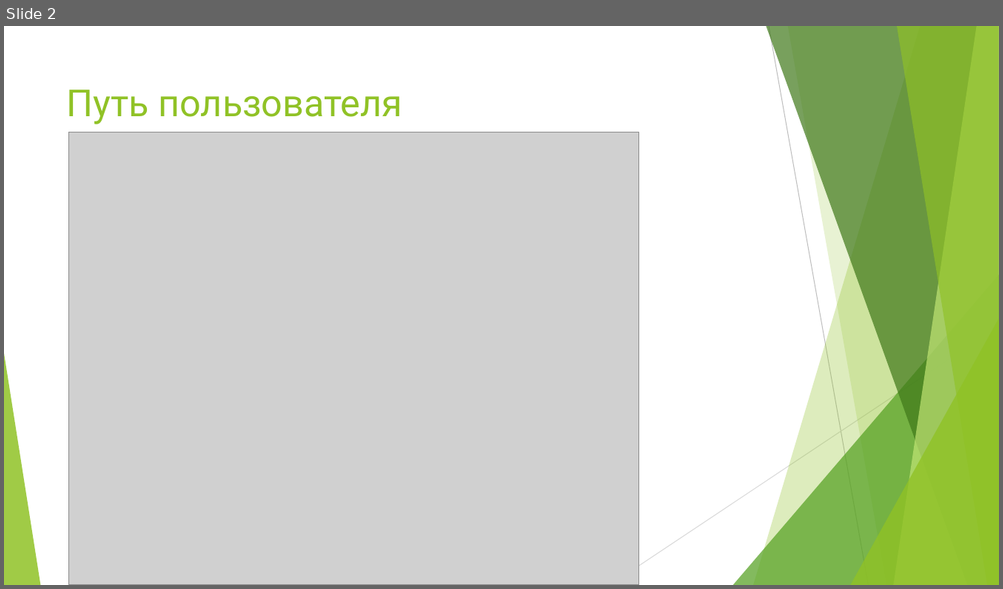
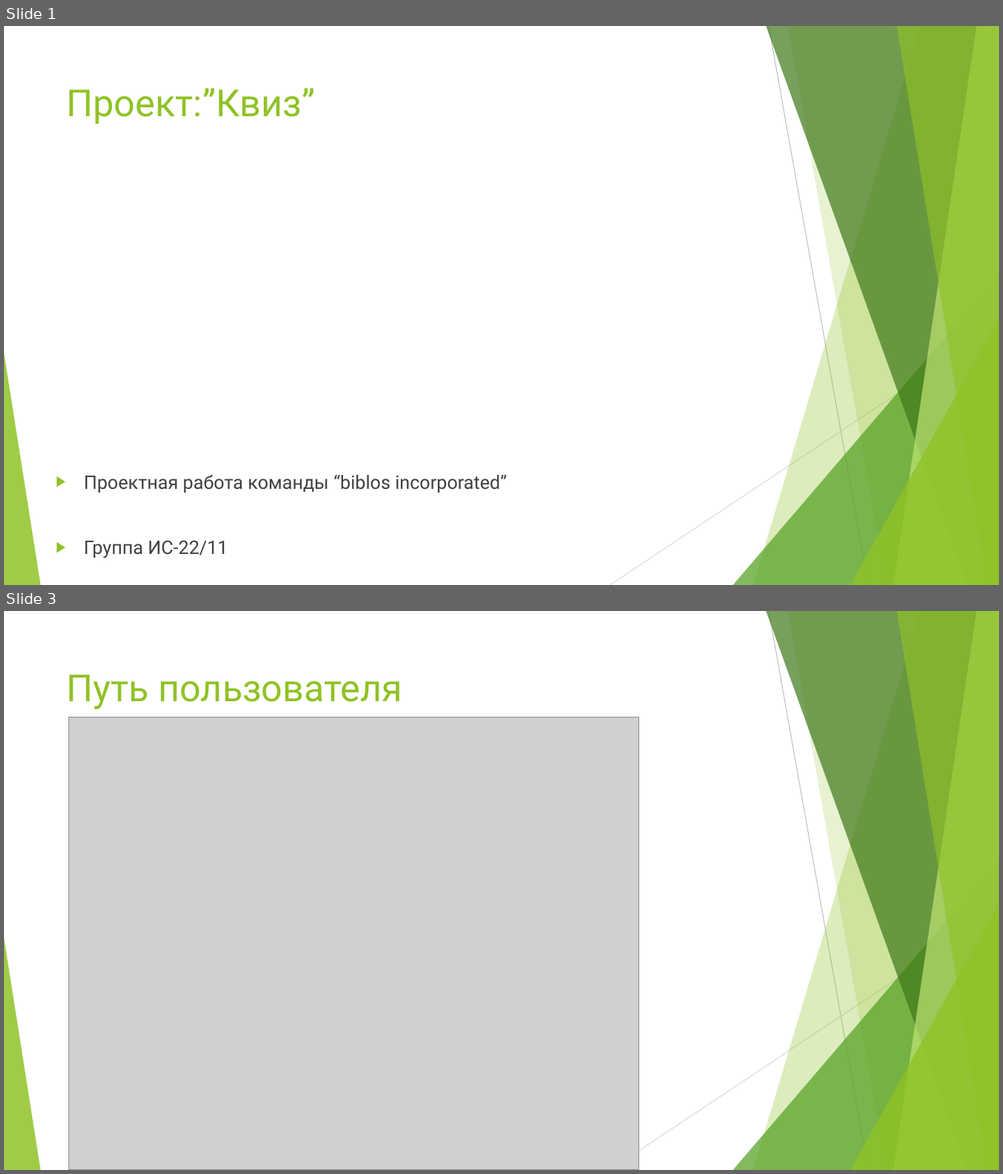
Before and after one commit to Me11ad/biblos.inc-project, a slide deck: Презентация Microsoft PowerPoint.pptx. Shown one above the other, each under a label of ours: slide 2 before the commit, slides 1 and 3 after it; the slides between them are not shown. The pictures are 1003x589 and 1003x1174 pixels, drawn with LibreOffice and Linux fonts; fonts in the diff are those of the drawing; grey boxes stand for pictures. Boxes give left, top, right and bottom in pixels: in the first picture for what was removed or moved away, otherwise in the second. Text is boxed around its words. In the diff, an @@ line names an element or a change of style, - is before the commit and + after.

```diff
--- a/Презентация Microsoft PowerPoint.pptx
+++ b/Презентация Microsoft PowerPoint.pptx
@@ slide 1 added at (4, 26, 999, 585), background #FFFFFF; not listed: 10 template elements that a slide beside it also shows @@
@@ title added at (67, 88, 315, 124), 36 pt, text #90C226 @@
+Проект:”Квиз”
@@ text added at (84, 475, 506, 559), 18 pt, text #404040 @@
+▶ Проектная работа команды “biblos incorporated”
+▶ Группа ИС-22/11
@@ what was slide 2 is now slide 3 @@
```
Also in this commit, not shown: 2 slides changed, 2 other slides added, 1 slide removed.
